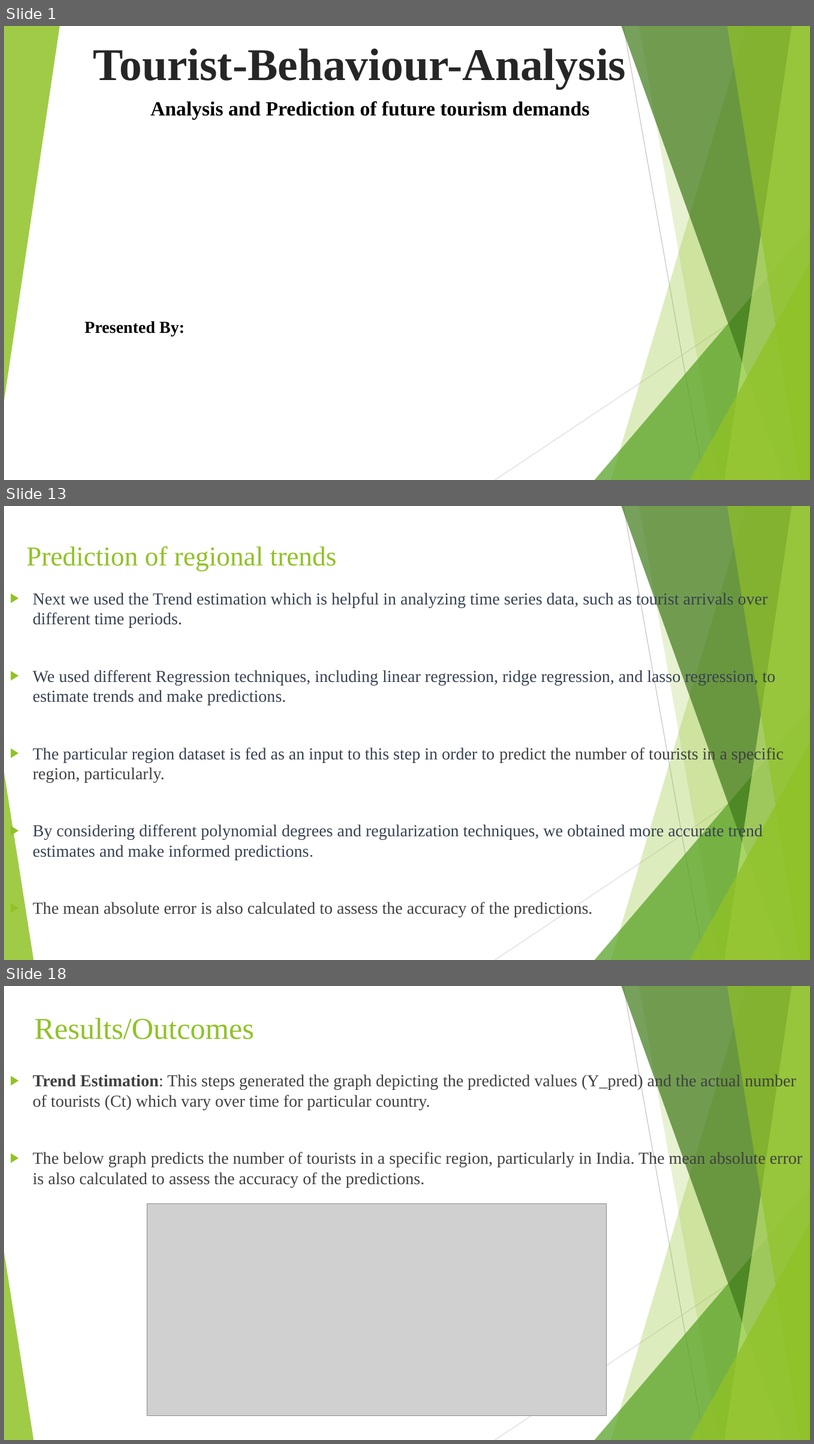
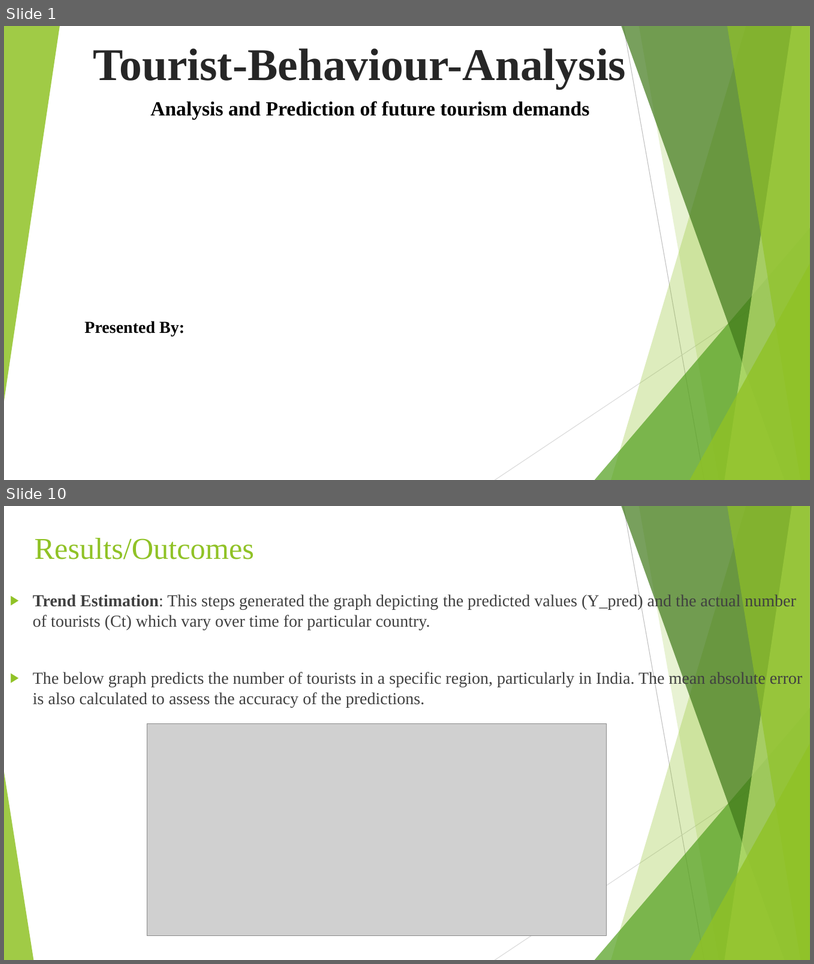
Before and after one commit to saisumanth1401/Tourist-Behaviour-Analysis, a slide deck: Documentation/Tourist-Behaviour-Analysis.pptx. Shown one above the other, each under a label of ours: slides 1, 13 and 18 before the commit, slides 1 and 10 after it; the slides between them are not shown. The pictures are 814x1444 and 814x964 pixels, drawn with LibreOffice and Linux fonts; fonts in the diff are those of the drawing; grey boxes stand for pictures. Boxes give left, top, right and bottom in pixels: in the first picture for what was removed or moved away, otherwise in the second. Text is boxed around its words. In the diff, an @@ line names an element or a change of style, - is before the commit and + after.

```diff
--- a/Documentation/Tourist-Behaviour-Analysis.pptx
+++ b/Documentation/Tourist-Behaviour-Analysis.pptx
@@ slide 13 removed at (4,506,810,960), background #FFFFFF; not listed: 10 template elements that a slide beside it also shows @@
@@ title removed at (26,546,337,571) @@
-Prediction of regional trends
@@ text removed at (33,591,784,917) @@
-▶ Next we used the Trend estimation which is helpful in analyzing time series data, such as tourist arrivals over different time periods.
-▶ We used different Regression techniques, including linear regression, ridge regression, and lasso regression, to estimate trends and make predictions.
-▶ The particular region dataset is fed as an input to this step in order to predict the number of tourists in a specific region, particularly.
-▶ By considering different polynomial degrees and regularization techniques, we obtained more accurate trend estimates and make informed predictions.
-▶ The mean absolute error is also calculated to assess the accuracy of the predictions.
@@ what was slide 18 is now slide 10 @@
```
Also in this commit, not shown: 10 slides changed, 2 slides added, 8 other slides removed.
